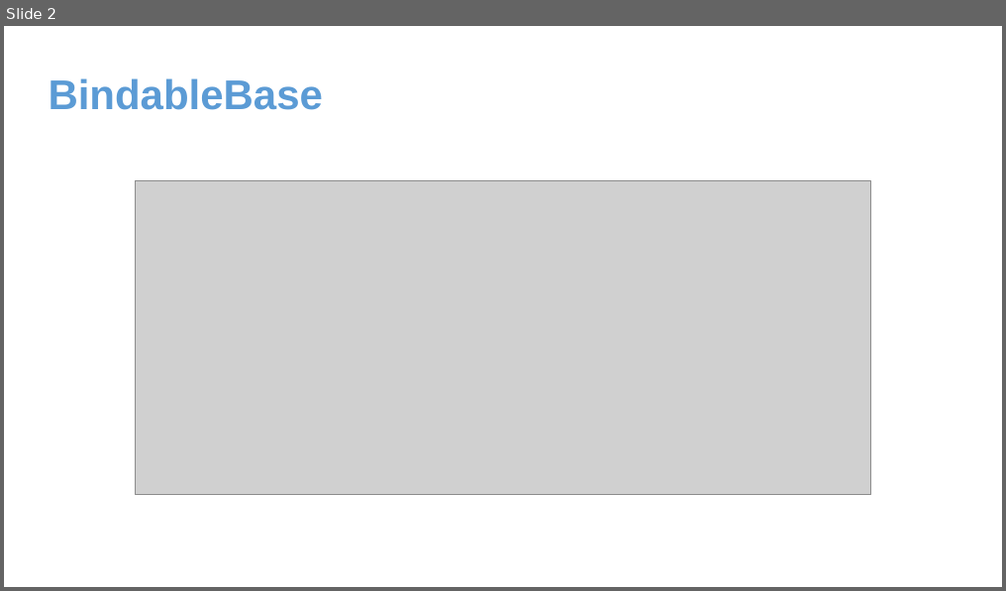
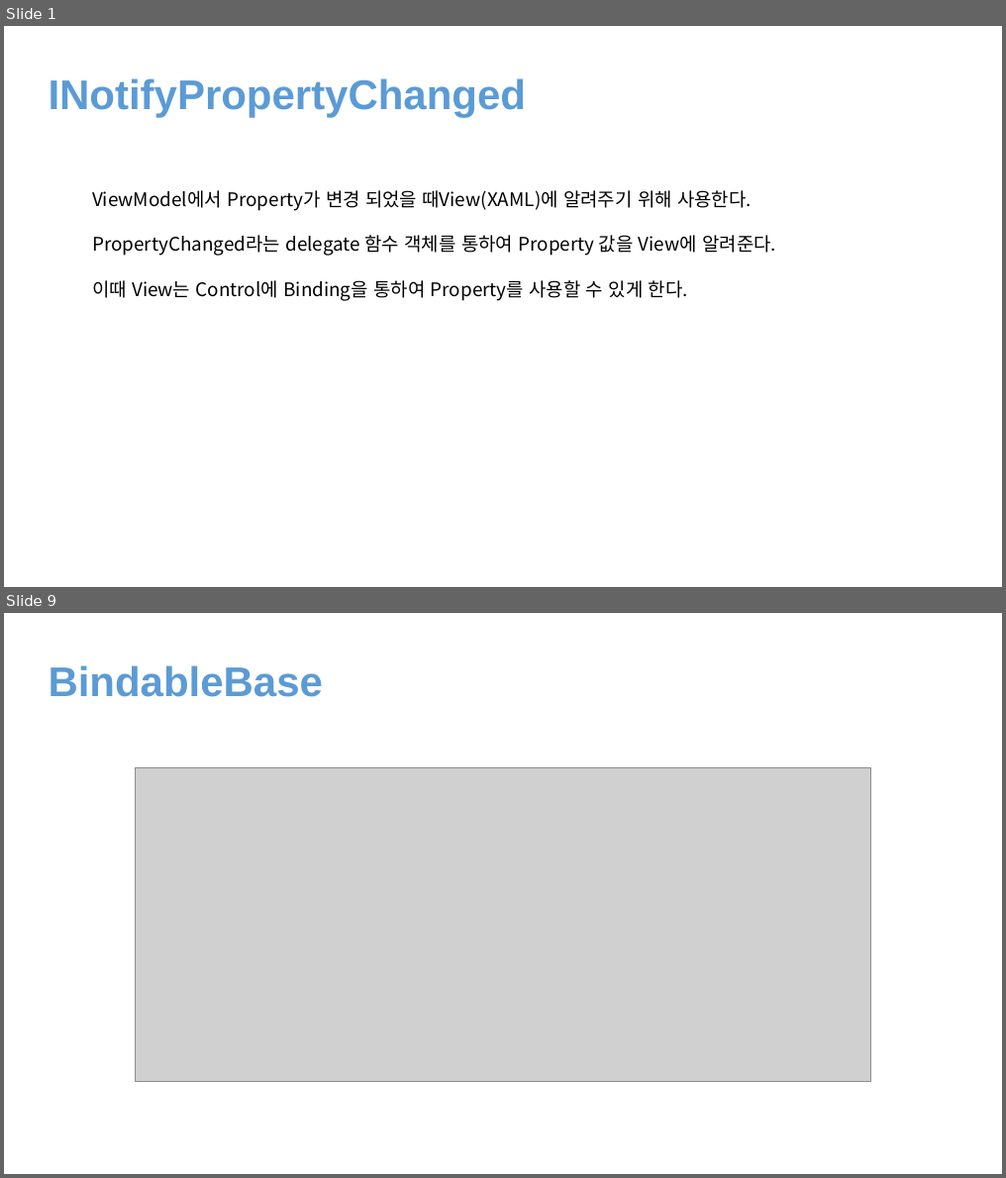
Before and after one commit to juniair/Summary-PPT, a slide deck: Prism.pptx. Shown one above the other, each under a label of ours: slide 2 before the commit, slides 1 and 9 after it; the slides between them are not shown. The pictures are 1006x591 and 1006x1178 pixels, drawn with LibreOffice and Linux fonts; fonts in the diff are those of the drawing; grey boxes stand for pictures. Boxes give left, top, right and bottom in pixels: in the first picture for what was removed or moved away, otherwise in the second. Text is boxed around its words. In the diff, an @@ line names an element or a change of style, - is before the commit and + after.

```diff
--- a/Prism.pptx
+++ b/Prism.pptx
@@ slide 1 added at bbox=[4, 26, 1002, 587], background #FFFFFF @@
@@ text added at bbox=[49, 78, 526, 117], 40 pt, text #5B9BD5, bold @@
+INotifyPropertyChanged
@@ text added at bbox=[92, 190, 776, 301], 18 pt, text #000000 @@
+ViewModel에서 Property가 변경 되었을 때View(XAML)에 알려주기 위해 사용한다.
+PropertyChanged라는 delegate 함수 객체를 통하여 Property 값을 View에 알려준다.
+이때 View는 Control에 Binding을 통하여 Property를 사용할 수 있게 한다.
@@ what was slide 2 is now slide 9 @@
```
Also in this commit, not shown: 7 other slides added, 1 slide removed, 5 other files.
